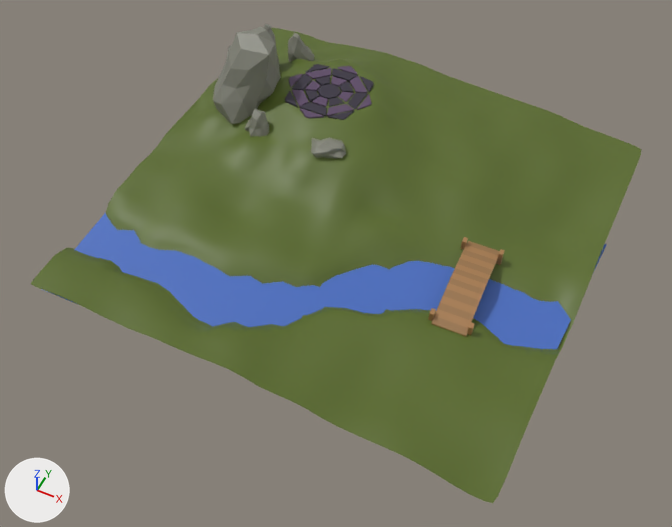
An edit to the OBJ model App/assets/models/environment.obj, drawn before and after from the same camera.
The view is the same before and after, from a 50 mm camera at (29.6, -57.9, 51.1) aimed at (7.4, -13.5, -4.3). The axes (+X, +Y, +Z) are drawn at lower left. The lights are the same throughout. Where no turn or scale is listed for an object, it has been applied to the vertices.

The first picture shows 'Bridge', 'Ground', 'Mage_circle', 'River', 'Rock', 'Rock2', 'Rock3', 'Rock4', 'Rock5'.
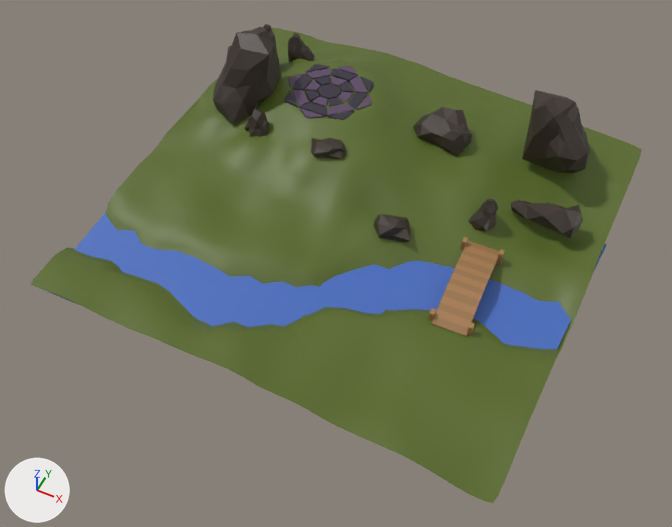
The newer file is also turned or shifted as a whole; pictures and numbers use the older file's frame.

The edits, one by one:
Material 'Stone' (mat_stone) changes colour from grey #848579 to brown #393028; in linear values from (0.23, 0.233, 0.19) to (0.0411, 0.0293, 0.0211).
Mesh me_rock5_001 is new.
It has 32 vertices, 60 faces and spans x 1.69..5.0, y -2.31..0.34, z 0.31..2.14.
It uses material mat_stone (brown #393028).
Mesh me_rock3_001 is new.
It has 50 vertices, 96 faces and spans x 7.92..10.27, y 2.86..5.11, z -0.96..2.68.
It uses material mat_stone (brown #393028).
Mesh me_rock2_001 is new.
It has 33 vertices, 62 faces and spans x 10.59..16.56, y 4.89..7.5, z -0.64..2.31.
It uses material mat_stone (brown #393028).
Mesh me_rock_002 is new.
It has 50 vertices, 96 faces and spans x 9.26..15.09, y 9.63..17.0, z -0.57..7.57.
It uses material mat_stone (brown #393028).
Mesh me_rock_001 is new.
It has 50 vertices, 96 faces and spans x 0.35..5.56, y 8.53..12.06, z 1.09..4.43.
It uses material mat_stone (brown #393028).
Object 'Rock5.001' (ob_rock5_001) is new; it shows me_rock5_001.
Its location is (7.21, -8.49, -3.76).
Object 'Rock3.001' (ob_rock3_001) is new; it shows me_rock3_001.
Its location is (7.21, -8.49, -3.76).
Object 'Rock2.001' (ob_rock2_001) is new; it shows me_rock2_001.
Its location is (7.21, -8.49, -3.76).
Object 'Rock.002' (ob_rock_002) is new; it shows me_rock_002.
Its location is (7.21, -8.49, -3.76).
Object 'Rock.001' (ob_rock_001) is new; it shows me_rock_001.
Its location is (7.21, -8.49, -3.76).

Boxes (x1, y1, x2, y2) around the edits, measured in the pictures (672 x 527 px):
'Rock', recoloured
    both: (213, 27, 281, 124)
'Rock.002', added
    after: (522, 90, 590, 173)
'Rock.001', added
    after: (413, 107, 472, 156)
'Rock2.001', added
    after: (511, 200, 583, 238)
'Rock5.001', added
    after: (374, 214, 411, 242)
'Rock3.001', added
    after: (468, 199, 498, 231)
'Rock5', recoloured
    both: (311, 138, 346, 159)
'Rock3', recoloured
    both: (288, 33, 315, 62)
'Rock4', recoloured
    both: (244, 109, 269, 137)
'Rock2', recoloured
    both: (263, 24, 279, 64)
